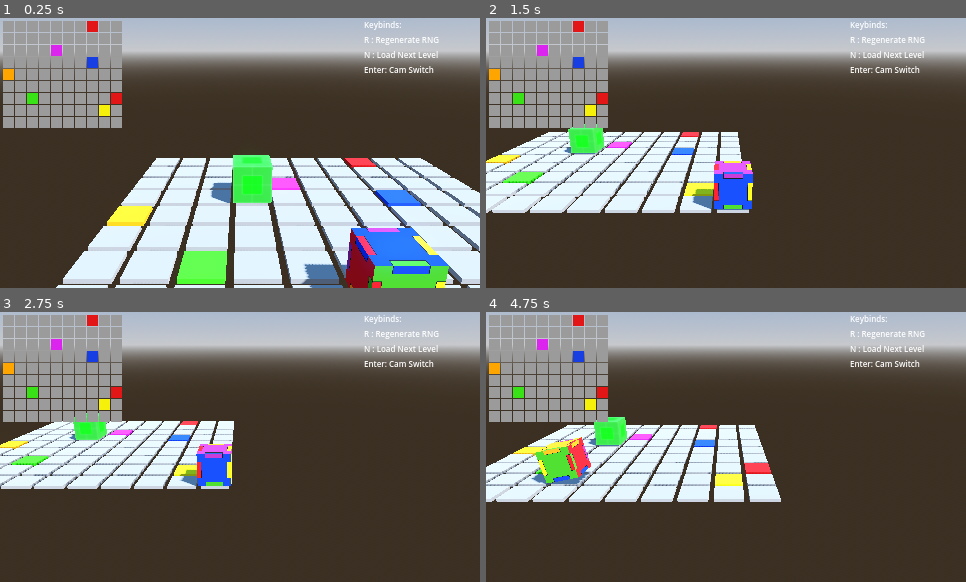
Above: before the commit, frames 1-4 (two rows, left to right).
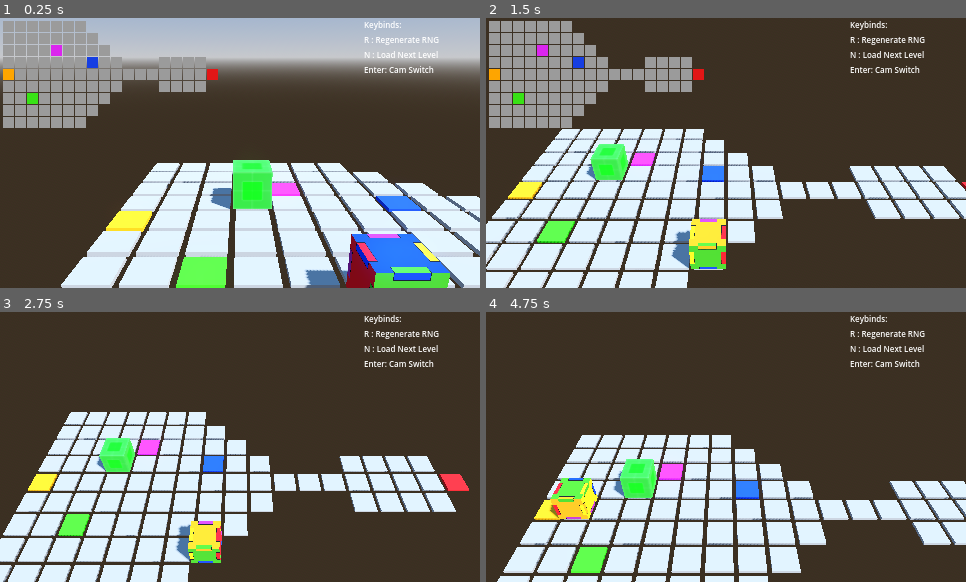
Above: after the commit, the same moments.

Repository: garrettjwilke/cu-on-pa
Game: Godot game, scene res://scenes/3d/game_base.tscn
The game is run twice, just before and just after one commit, with the same random seed, the same clock (stepped at 60 frames per second) and the same inputs.
Inputs:
- Up to frame 1 (0.25 s): no input
- Up to frame 2 (1.5 s): tap Enter (ui_accept) at 0.5, 0.77, 0.8, 1.07, 1.35 s; hold D (right) 0.53-1.28 s; tap N (level_next) at 0.6 s; hold S (back) from 1.28 s (still down)
- Up to frame 3 (2.75 s): tap Enter (ui_accept) at 1.52, 1.82, 2.3 s; tap N (level_next) at 1.55, 2.1 s; release S (back) at 2.03 s; hold D (right) from 2.03 s (still down)
- Up to frame 4 (4.75 s): release D (right) at 2.78 s; hold W (forward) 2.78-3.53 s; tap N (level_next) at 2.85, 4.35 s; tap Enter (ui_accept) at 3.02, 3.32, 3.6, 3.77, 4.07, 4.52 s; hold A (left) from 3.53 s (still down); tap R (reset) at 4.15 s

The runs differ from the first frame. In frame 1, 24% of the frame differs, in the area x 0-100%, y 1-100%; in frame 2, 47%; in frame 3, 53%; in frame 4, 56%, in the area x 0-100%, y 0-100%.

Commit message:
fixed camera stuff

Diff:
--- a/data/defaults.json
+++ b/data/defaults.json
@@ -3,7 +3,7 @@
 	"TILE_SIZE_2D" : 8,
 	"RESOLUTION": [1280,720],
 	"GAME_DIFFICULTY" : "hard",
-	"RNG_SEED" : "cu-on-pa random seed",
+	"RNG_SEED" : "cu-on-pa rng test seed",
 	"COLOR_GRAY" : "#9B9B9B",
 	"COLOR_BLUE" : "#163ee2",
 	"COLOR_RED" : "#e21616",
@@ -16,7 +16,7 @@
 		[10,10,10,10],
 		[10,10,10,10],
 		[10,10,19,10],
-		[10,00,00,00],
+		[18,00,00,00],
 		[10,10,10,10,10,10,10, 10, 10,10,10,10, 10, 10,10,10,10, 10, 10,10,10,10,10,10,10],
 		[10,00,00,00,00,00,00, 00, 00,00,00,00, 00, 00,00,00,00, 00, 00,00,00,00,00,00,10],
 		[10,00,80,80,80,80,80, 00, 80,80,80,80, 00, 00,80,80,00, 00, 80,80,80,80,80,00,10],
--- a/levels/LEVEL_1.json
+++ b/levels/LEVEL_1.json
@@ -1,14 +1,14 @@
 {
 	"TILE_SIZE_2D" : 12,
 	"LEVEL_MATRIX" : [
-		[10,10,10,10,10,10,10,20,10,10],
-		[10,10,10,10,10,10,10,10,10,10],
-		[10,10,10,10,60,10,10,10,10,10],
-		[10,10,10,10,10,10,10,40,10,10],
-		[70,10,10,10,10,10,10,10,10,10],
-		[10,10,10,10,10,10,10,10,10,10],
-		[10,10,30,10,10,10,10,10,10,80],
-		[10,10,10,10,10,19,10,10,50,10],
-		[10,10,10,10,10,10,10,10,10,10]
+		[10,10,10,10,10,10,10,],
+		[10,10,10,10,10,10,10,10],
+		[10,10,10,10,60,10,10,10,10],
+		[10,10,10,10,10,10,10,40,10,10,00,00,00,10,10,10,10],
+		[70,10,10,10,10,10,10,10,10,10,10,10,10,10,10,10,10,88],
+		[10,10,10,10,10,10,10,10,10,10,00,00,00,10,10,10,10],
+		[10,10,30,10,10,10,10,10,10],
+		[10,10,10,10,10,19,10,10],
+		[10,10,10,10,10,10,10]
 	]
 }
--- a/levels/LEVEL_2.json
+++ b/levels/LEVEL_2.json
@@ -4,6 +4,6 @@
 		[80,80,80,10,10,80,80,80,80],
 		[10,10,30,10,10,60,10,10,10],
 		[10,10,10,10,10,20,10,10,10],
-		[10,10,10,30,00,10,10,10,19]
+		[00,00,00,00,88]
 	]
 }
--- a/levels/LEVEL_3.json
+++ b/levels/LEVEL_3.json
@@ -8,10 +8,10 @@
 		[80,10,10,11,11,80,10,11,11,11,11,10,10,80,10,10,10,10],
 		[81,10,10,11,10,11,11,10,10,11,11,11,11,10,11,10,10,10],
 		[80,11,11,81,10,10,10,11,11,10,81,80,10,10,10,11,10,10],
-		[81,11,19,10,11,10,80,11,11,10,10,11,11,10,10,10,10,11],
-		[80,11,10,11,10,10,10,10,11,10,10,10,11,10,10,11,10,10],
-		[80,11,11,11,11,11,11,10,10,10,80,11,81,11,11,11,80,10],
-		[81,11,11,11,11,11,11,11,11,11,10,10,10,10,80,10,10,10],
-		[80,10,10,80,80,80,80,80,80,80,80,81,81,81,81,81,81,80],
+		[81,11,19,10,11,10,80,11,11,10,10,11,11,10],
+		[80,11,10,11,10,10,10,10,11,10,10,10,11,10],
+		[80,11,11,11,11,11,11,10,10,10,80,11,81,10],
+		[81,11,11,11,11,11,11,11,11,11,10,10,10,10],
+		[80,10,10,80,80,80,80,80,80,80,80,81,10,10,10,10,10,88],
 	]
 }
--- a/scripts/base_3d.gd
+++ b/scripts/base_3d.gd
@@ -1,9 +1,8 @@
 extends Node3D
 
 var cam_offset = Vector3(0, 4, 8)
-var static_cam_offset = Vector3(10,4,18)
-var cam_speed = 3.0
-var DYNAMIC_CAM = true
+var static_cam_offset = Vector3(0,0,0)
+var cam_speed = 3
 
 func _ready():
 	get_node("Camera3D/Label").add_theme_font_size_override("font_size", 8)
@@ -16,14 +15,28 @@
 	hmls.update_cube_position(Vector2(CUBE.position.x, CUBE.position.z))
 
 func _process(delta):
-	if DYNAMIC_CAM == true:
+	if hmls.DYNAMIC_CAM == "true":
+		if get_node_or_null("/root/hmls/VIEW_2D"):
+			get_node("/root/hmls/VIEW_2D").show()
 		$Camera3D.position = lerp($Camera3D.position, $Cube.position + cam_offset, cam_speed * delta)
-		$Camera3D.rotation = Vector3(-0.3,0,0)
+		$Camera3D.rotation = lerp($Camera3D.rotation, Vector3(-0.3,0,0), cam_speed * delta)
 	else:
+		if get_node_or_null("/root/hmls/VIEW_2D"):
+			get_node("/root/hmls/VIEW_2D").hide()
+		#var CAM = Vector3(hmls.LEVEL_RESOLUTION.x, 10, hmls.LEVEL_RESOLUTION.y)
+		var CAM = Vector3()
+		# this will center the cam to the width of the level matrix
+		CAM.x = (hmls.LEVEL_RESOLUTION.x / 2) - 0.5
+		CAM.y = hmls.LEVEL_RESOLUTION.y * 1.3
+		CAM.z = CAM.x * 1.5
+		var CAM_ROTATE = Vector3(0,0,0)
+		CAM_ROTATE.x = -0.95
+		static_cam_offset = Vector3(CAM.x, CAM.z, CAM.y)
 		$Camera3D.position = lerp($Camera3D.position, static_cam_offset, cam_speed * delta)
-		$Camera3D.rotation = Vector3(-0.3,0,0)
+		$Camera3D.rotation = lerp($Camera3D.rotation, CAM_ROTATE, cam_speed * delta)
+		#$Camera3D.rotation = Vector3(-0.6,0,0)
 	if Input.is_action_just_pressed("ui_accept"):
-		if DYNAMIC_CAM == true:
-			DYNAMIC_CAM = false
+		if hmls.DYNAMIC_CAM == "true":
+			hmls.DYNAMIC_CAM = "false"
 		else:
-			DYNAMIC_CAM = true
+			hmls.DYNAMIC_CAM = "true"
--- a/scripts/cube_3d.gd
+++ b/scripts/cube_3d.gd
@@ -2,8 +2,7 @@
 
 @onready var pivot = $Pivot
 @onready var mesh = $Pivot/MeshInstance3D
-
-
+#var STARTING_PIVOT
 var cube_size = 1.0
 var speed = 6.0
 var rolling = false
@@ -11,10 +10,6 @@
 var CURRENT_ORIENTATION_COLOR = "blue"
 var FUTURE_ORIENTATION = Vector3(0,0,0)
 var FUTURE_ORIENTATION_COLOR = "blue"
-
-# round number up/down
-func round_to_dec(num, digit):
-	return round(num * pow(10.0, digit)) / pow(10.0, digit)
 
 # round vector3
 func round_vect3(data):
@@ -63,7 +58,7 @@
 	FAKE_PIVOT.add_child(FAKE_MESH)
 	# set the properties from the original mesh and pivot
 	FAKE_MESH.position = mesh.position
-	FAKE_MESH.global_transform.basis = mesh.global_transform.basis
+	#FAKE_MESH.global_transform.basis = mesh.global_transform.basis
 	FAKE_MESH.rotation_degrees = round_vect3(mesh.rotation_degrees)
 	# do the stuffs to make the fake pivot move
 	FAKE_PIVOT.translate(dir * cube_size / 2)
@@ -71,7 +66,7 @@
 	var axis = dir.cross(Vector3.DOWN)
 	var tween = create_tween().set_trans(Tween.TRANS_CUBIC).set_ease(Tween.EASE_IN)
 	tween.tween_property(FAKE_PIVOT, "transform",
-			FAKE_PIVOT.transform.rotated_local(axis, PI/2), 1 / 5000)
+			FAKE_PIVOT.transform.rotated_local(axis, PI/2), 0.000000001)
 	await tween.finished
 	var b = FAKE_MESH.global_transform.basis
 	FAKE_PIVOT.transform = Transform3D.IDENTITY
@@ -93,11 +88,17 @@
 	print()
 	print("attempted cube color: ", FUTURE_ORIENTATION_COLOR, " ", FUTURE_ORIENTATION)
 	print("attempted tile color: ", CHECK_COLOR[1])
+	print()
 	# if the tile color is gray, we cheat and say that the tile color is the color of our cube
 	if CHECK_COLOR[1] == "gray":
 		CHECK_COLOR[1] = FUTURE_ORIENTATION_COLOR
 	# if the color of the tile we are trying to move into is the same as what our cube will be
 	if FUTURE_ORIENTATION_COLOR == CHECK_COLOR[1]:
+		if CHECK_COLOR[3] == "camera_switch":
+			if hmls.DYNAMIC_CAM == "true":
+				hmls.DYNAMIC_CAM = "false"
+			else:
+				hmls.DYNAMIC_CAM = "true"
 		return "true"
 	else:
 		return "false"
@@ -139,6 +140,7 @@
 	pivot.transform = Transform3D.IDENTITY
 	mesh.position = Vector3(0, cube_size / 2, 0)
 	mesh.global_transform.basis = b
+	print(str("possible cube orientation stuff: ", b.x,b.y,b.z))
 	CURRENT_ORIENTATION = round_vect3(mesh.rotation_degrees)
 	CURRENT_ORIENTATION_COLOR = match_orientation(CURRENT_ORIENTATION)
 	hmls.debug_message("", str("CURRENT COLOR: ", CURRENT_ORIENTATION_COLOR))
@@ -146,11 +148,12 @@
 	hmls.update_cube_position(Vector2(int(position.x), int(position.z)))
 
 func _ready():
+	#STARTING_PIVOT = pivot
 	position = Vector3(hmls.START_POSITION.x,0,hmls.START_POSITION.y)
 	hmls.update_cube_position(Vector2(position.x,position.z))
 
 # sloppy input management
-func _physics_process(_delta):
+func _physics_process(delta):
 	if Input.is_action_pressed("forward"):
 		match str(hmls.floor_check(hmls.CUBE_POSITION.x, hmls.CUBE_POSITION.y - 1)):
 			"stop":
@@ -184,7 +187,12 @@
 			return
 		roll(Vector3.LEFT)
 	if Input.is_action_just_pressed("reset"):
+		# uncomment the line below to force the RNG to be the same each reset
+		#hmls.update_rng_seed(hmls.get_default("RNG_SEED"))
 		hmls.update_tiles("reset")
+		position = Vector3(hmls.START_POSITION.x,0,hmls.START_POSITION.y)
+		hmls.update_cube_position(Vector2(position.x,position.z))
+		mesh.rotation_degrees = Vector3(0,0,0)
 	if Input.is_action_just_pressed("level_next"):
 		hmls.update_level()
 		hmls.update_tiles("reset")
@@ -192,3 +200,4 @@
 		# if we don't do this, the cube can end up on a bad tile
 		position = Vector3(hmls.START_POSITION.x,0,hmls.START_POSITION.y)
 		hmls.update_cube_position(Vector2(position.x,position.z))
+		mesh.rotation_degrees = Vector3(0,0,0)
--- a/scripts/hmls.gd
+++ b/scripts/hmls.gd
@@ -5,6 +5,8 @@
 var START_POSITION = Vector2(0,0)
 
 var MODE_EXCLUSIVE = "false"
+
+var DYNAMIC_CAM = "true"
 
 func debug_message(TYPE, MESSAGE):
 	if DEBUG == true:
@@ -16,8 +18,16 @@
 
 # this will get set with the level data later
 var LEVEL_MATRIX = []
+# LEVEL_WIDTH and LEVEL_HEIGHT are calculated when spawning tiles
+var LEVEL_RESOLUTION = Vector2(0,0)
+#var LEVEL_WIDTH = 0
+#var LEVEL_HEIGHT = 0
 # every time a tile is spawned, this NODE_COUNTER goes up
 var NODE_COUNTER = 0
+
+# round number up/down
+func round_to_dec(num):
+	return round(num * pow(10.0, 0)) / pow(10.0, 0)
 
 # get the position of the cube
 var CUBE_POSITION = Vector2()
@@ -78,17 +88,17 @@
 
 # you can control the outcome of the RNG with a seed
 var RNG_SEED = get_default("RNG_SEED")
+var RNG_COUNTER = 0
 func update_rng_seed(new_seed):
 	RNG_SEED = new_seed
-
-# RNG number generator
-var new_rng_number = 0
+	RNG_COUNTER = 0
+
 func rng(MIN, MAX):
-	new_rng_number += 1
+	RNG_COUNTER += 1
 	var number = RandomNumberGenerator.new()
 	# combine the RNG number with the seed and you get a new_seed unique from the rest
 	# if we skip this, we run into a chance where the RNG produces the same result and the game breaks
-	var new_seed = str(RNG_SEED, str(new_rng_number)).hash()
+	var new_seed = str(RNG_SEED, str(RNG_COUNTER)).hash()
 	number.randomize()
 	number.set_seed(new_seed)
 	number = number.randi_range(MIN, MAX)
@@ -173,6 +183,10 @@
 			ATTRIBUTE = "lightning"
 		"3":
 			ATTRIBUTE = "box"
+		"7":
+			ATTRIBUTE = "unspawnable"
+		"8":
+			ATTRIBUTE = "camera_switch"
 		"9":
 			ATTRIBUTE = "start_position"
 		_:
@@ -195,6 +209,8 @@
 	NODE_COUNTER += 1
 	var CURRENT_TILE
 	if MODE == "3d":
+		if MODE_EXCLUSIVE == "2d":
+			return
 		# create a VIEW_3D node to attach all 3d nodes to
 		if not get_node_or_null("/root/hmls/VIEW_3D"):
 			var NODE_3D = Node3D.new()
@@ -206,14 +222,19 @@
 		var material = StandardMaterial3D.new()
 		material.albedo_color = COLOR
 		CURRENT_TILE.mesh.surface_set_material(0, material)
-		CURRENT_TILE.position = Vector3(x, -0.1, y)
-		CURRENT_TILE.scale = Vector3(0.85, 0.1, 0.85)
+
+		var TILE_GAP_SIZE = 0.85
+		var TILE_HEIGHT = 0.1
+		CURRENT_TILE.scale = Vector3(TILE_GAP_SIZE, TILE_HEIGHT, TILE_GAP_SIZE)
+		CURRENT_TILE.position = Vector3(x, -(TILE_HEIGHT / 2 + 0.03), y)
 		var COLLISION = CollisionShape3D.new()
 		COLLISION.shape = BoxShape3D.new()
 		COLLISION.name = str(x,"x",y,"_collision")
 		CURRENT_TILE.add_child(COLLISION)
 		get_node("/root/hmls/VIEW_3D").add_child(CURRENT_TILE)
 	if MODE == "2d":
+		if MODE_EXCLUSIVE == "3d":
+			return
 		if not get_node_or_null("/root/hmls/VIEW_2D"):
 			var NODE_2D = Node2D.new()
 			NODE_2D.name = str("VIEW_2D")
@@ -225,7 +246,6 @@
 		CURRENT_TILE.position = Vector2(x * TILE_SIZE_2D + 3, y * TILE_SIZE_2D + 3)
 		CURRENT_TILE.color = COLOR
 		get_node("/root/hmls/VIEW_2D").add_child(CURRENT_TILE)
-		#CURRENT_TILE.size = Vector2(TILE_SIZE_2D / 2, TILE_SIZE_2D / 2)
 
 	# WARNING: changing the CURRENT_TILE.name var will break floor_check() function
 	CURRENT_TILE.name = str(x,"x",y)
@@ -266,6 +286,9 @@
 		# this is so that when we draw the 2d tiles, none of the RNG is re-generated
 		if CURRENT_LEVEL != []:
 			LEVEL_MATRIX = CURRENT_LEVEL
+			#LEVEL_HEIGHT = 0
+			#LEVEL_WIDTH = 0
+			LEVEL_RESOLUTION = Vector2(0,0)
 		# spawn individual tiles
 		var x = 0
 		var y = 0
@@ -286,9 +309,15 @@
 				tile_spawn(x, y, MODE, NEW_CELL)
 				# increment x so the next cell will be read correctly
 				x += 1
+				if x > LEVEL_RESOLUTION.x:
+					LEVEL_RESOLUTION.x += 1
+				#if x > LEVEL_WIDTH:
+				#	LEVEL_WIDTH += 1
 			# set x back to 0 and increment y to read the next row
 			x = 0
 			y += 1
+			if y > LEVEL_RESOLUTION.y:
+				LEVEL_RESOLUTION.y += 1
 		# reset the node counter so when 2d draws, the nodes start at 1
 		NODE_COUNTER = 0
 
Not shown, added: color_orientation_data.hmls
